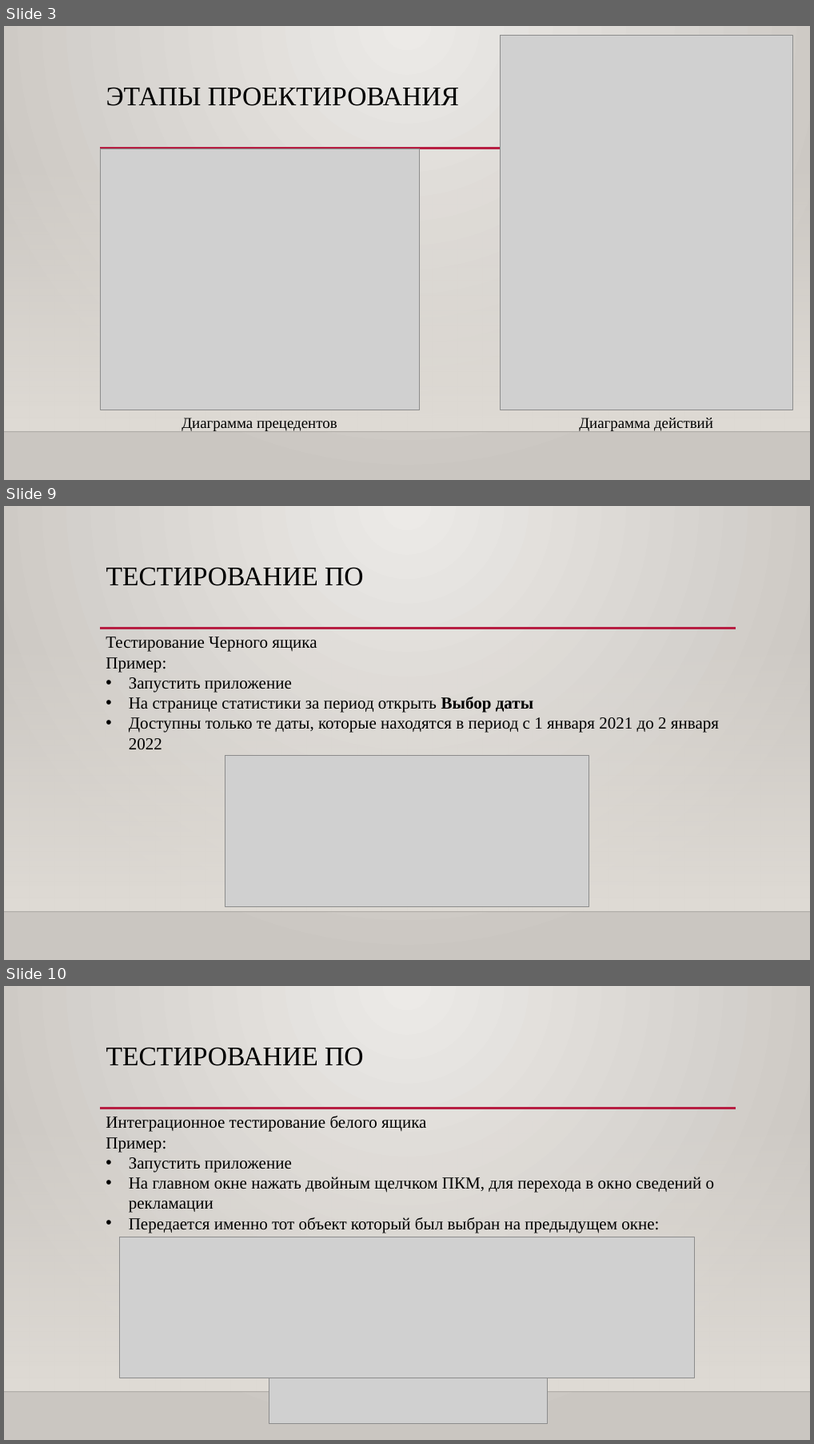
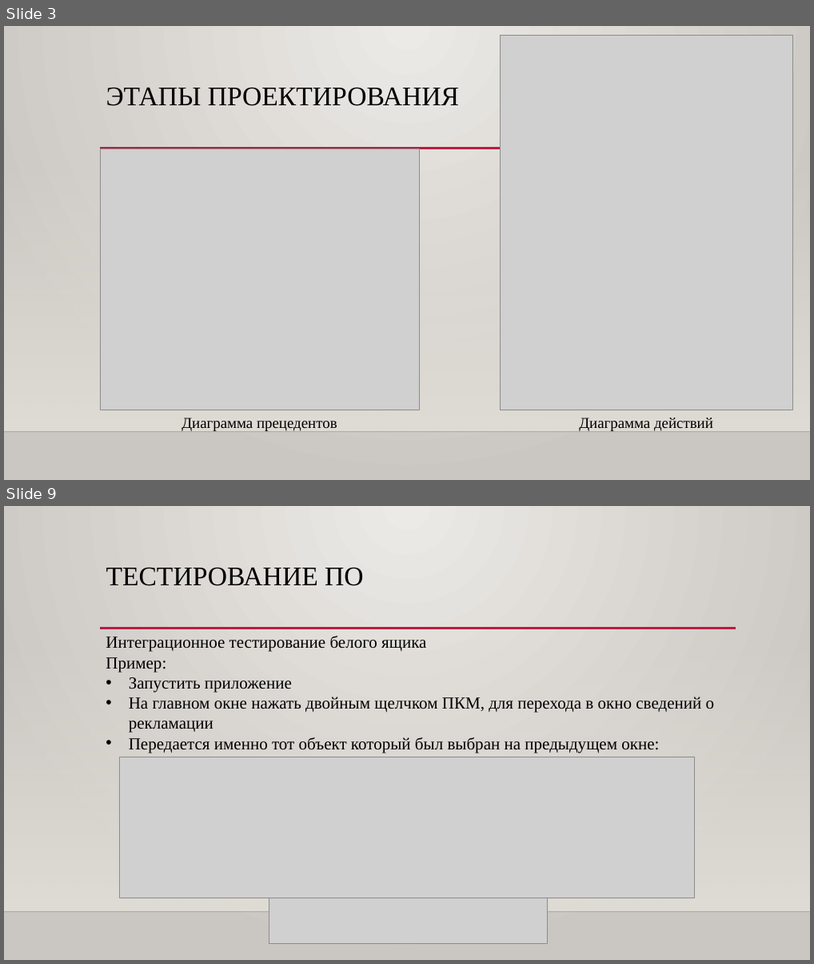
Before and after one commit to IlyaMAstat/Diplom, a slide deck: Presentation Markin Diplom.pptx. Shown one above the other, each under a label of ours: slides 3, 9 and 10 before the commit, slides 3 and 9 after it; the slides between them are not shown. The pictures are 814x1444 and 814x964 pixels, drawn with LibreOffice and Linux fonts; fonts in the diff are those of the drawing; grey boxes stand for pictures; background and template pictures are left out. Boxes give left, top, right and bottom in pixels: in the first picture for what was removed or moved away, otherwise in the second. Text is boxed around its words. In the diff, an @@ line names an element or a change of style, - is before the commit and + after.

```diff
--- a/Presentation Markin Diplom.pptx
+++ b/Presentation Markin Diplom.pptx
@@ slide 9 removed at <box>4,506,810,960</box>, background gradient #ECEAE7 to #CAC7C1; not listed: 3 template elements that a slide beside it also shows @@
@@ title removed at <box>106,567,364,586</box> @@
-ТЕСТИРОВАНИЕ ПО
@@ text removed at <box>106,636,719,749</box> @@
-Тестирование Черного ящика
-Пример:
-• Запустить приложение
-• На странице статистики за период открыть Выбор даты
-• Доступны только те даты, которые находятся в период с 1 января 2021 до 2 января 2022
@@ picture removed at <box>225,756,590,907</box> @@
@@ what was slide 10 is now slide 9 @@
```
Also in this commit, not shown: 4 slides changed, 1 slide added, 1 other slide removed, 2 other files.
